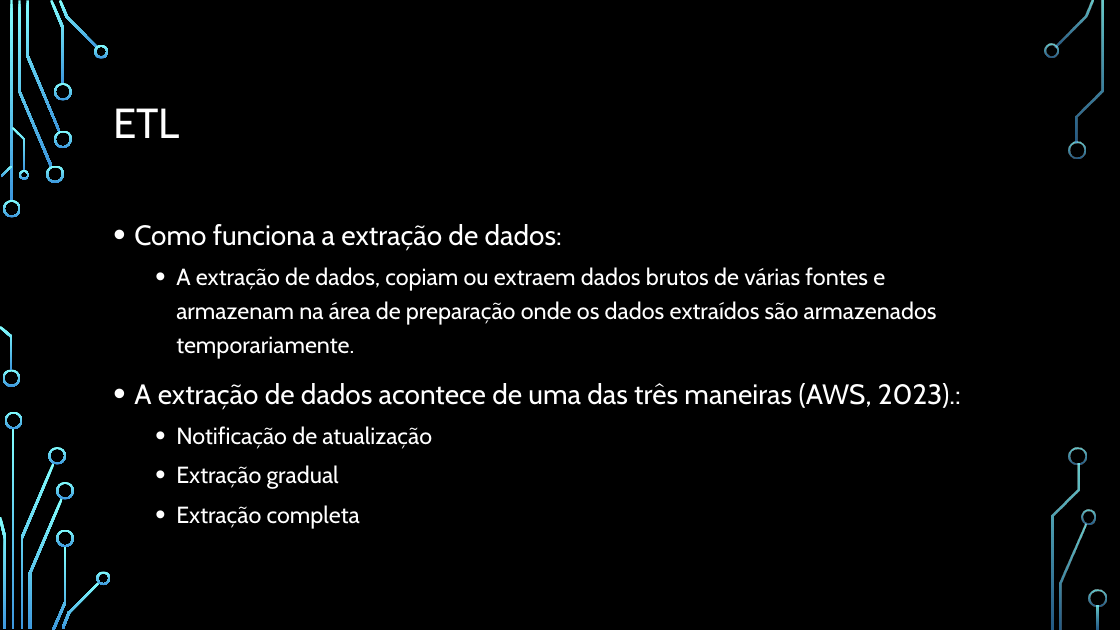
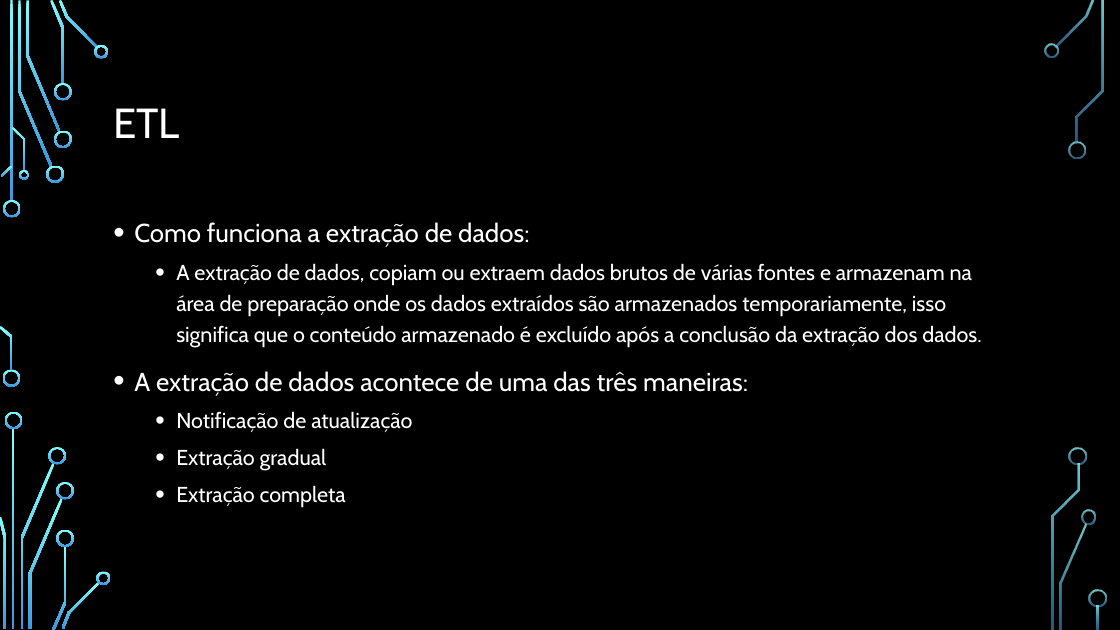
Before and after one commit to adsonb87/tcc, a slide deck: slide 11 of TCC/Resumo/Apresentação.pptx. Drawn at 1120x630 pixels with LibreOffice and Linux fonts; fonts in the diff are those of the drawing; background and template pictures are left out. Boxes give left, top, right and bottom in pixels: in the first picture for what was removed or moved away, otherwise in the second. Text is boxed around its words. In the diff, an @@ line names an element or a change of style, - is before the commit and + after.

```diff
--- a/TCC/Resumo/Apresentação.pptx
+++ b/TCC/Resumo/Apresentação.pptx
@@ text at (134, 222, 529, 508): size 24 to 22.2 pt in "Como funciona a extração de dados:"; size 20 to 18.5 pt in "Notificação de atualização", "Extração gradual", "Extração completa" @@
@@ text at (134, 263, 982, 396): text changed; size 20 to 18.5 pt @@
-  • A extração de dados, copiam ou extraem dados brutos de várias fontes e armazenam na área de preparação onde os dados extraídos são armazenados temporariamente.
-• A extração de dados acontece de uma das três maneiras (AWS, 2023).:
+  • A extração de dados, copiam ou extraem dados brutos de várias fontes e armazenam na área de preparação onde os dados extraídos são armazenados temporariamente, isso significa que o conteúdo armazenado é excluído após a conclusão da extração dos dados.
+• A extração de dados acontece de uma das três maneiras:
```
Also in this commit, not shown: 19 other slides changed, 2 slides removed, 5 other files.
